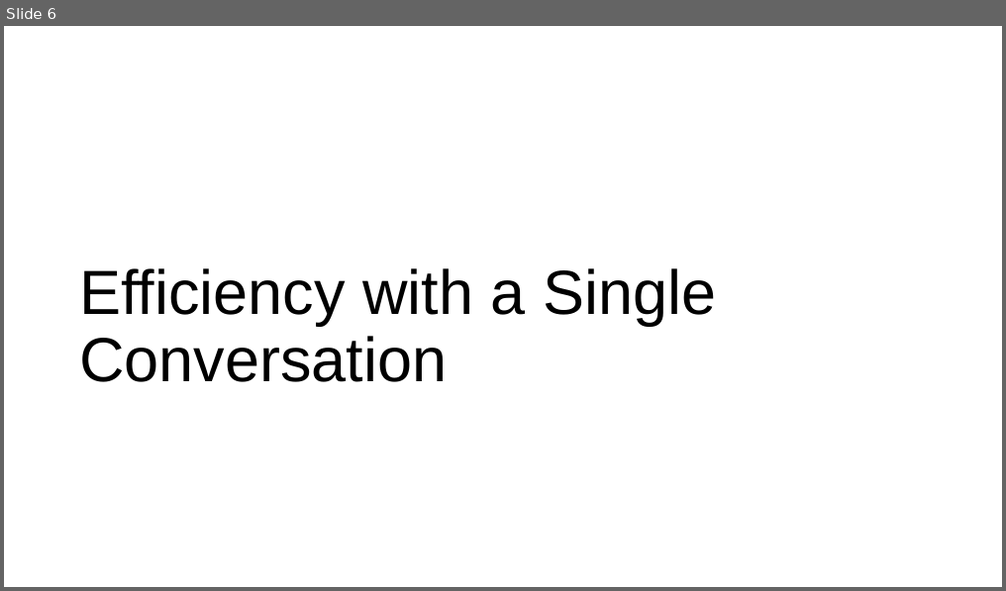
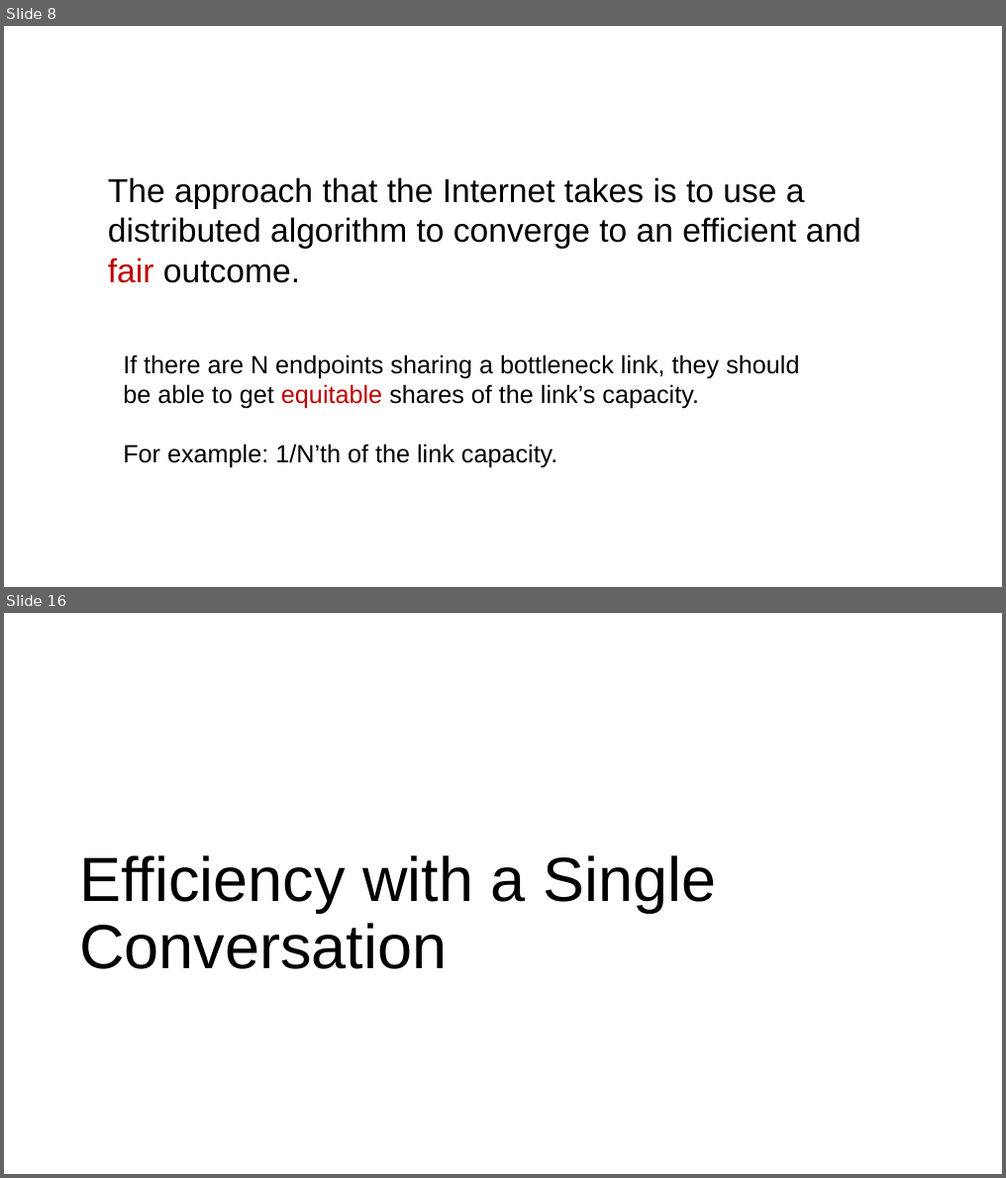
Before and after one commit to ngsrinivas/coursegen, a slide deck: ex/352-S21/staging/352-S21/lectures/transport-tcp-congestion-control-1.pptx. Shown one above the other, each under a label of ours: slide 6 before the commit, slides 8 and 16 after it; the slides between them are not shown. The pictures are 1006x591 and 1006x1178 pixels, drawn with LibreOffice and Linux fonts; fonts in the diff are those of the drawing. Boxes give left, top, right and bottom in pixels: in the first picture for what was removed or moved away, otherwise in the second. Text is boxed around its words. In the diff, an @@ line names an element or a change of style, - is before the commit and + after.

```diff
--- a/ex/352-S21/staging/352-S21/lectures/transport-tcp-congestion-control-1.pptx
+++ b/ex/352-S21/staging/352-S21/lectures/transport-tcp-congestion-control-1.pptx
@@ slide 8 added at box(4, 26, 1002, 587), background #FFFFFF @@
@@ text added at box(108, 177, 861, 283), 32 pt, text #000000 @@
+The approach that the Internet takes is to use a distributed algorithm to converge to an efficient and fair outcome.
@@ text added at box(123, 355, 799, 469), 24 pt, text #000000 @@
+If there are N endpoints sharing a bottleneck link, they should be able to get equitable shares of the link’s capacity.
+For example: 1/N’th of the link capacity.
@@ what was slide 6 is now slide 16 @@
```
Also in this commit, not shown: 4 slides changed, 11 other slides added, 2 slides removed, 4 other files.
